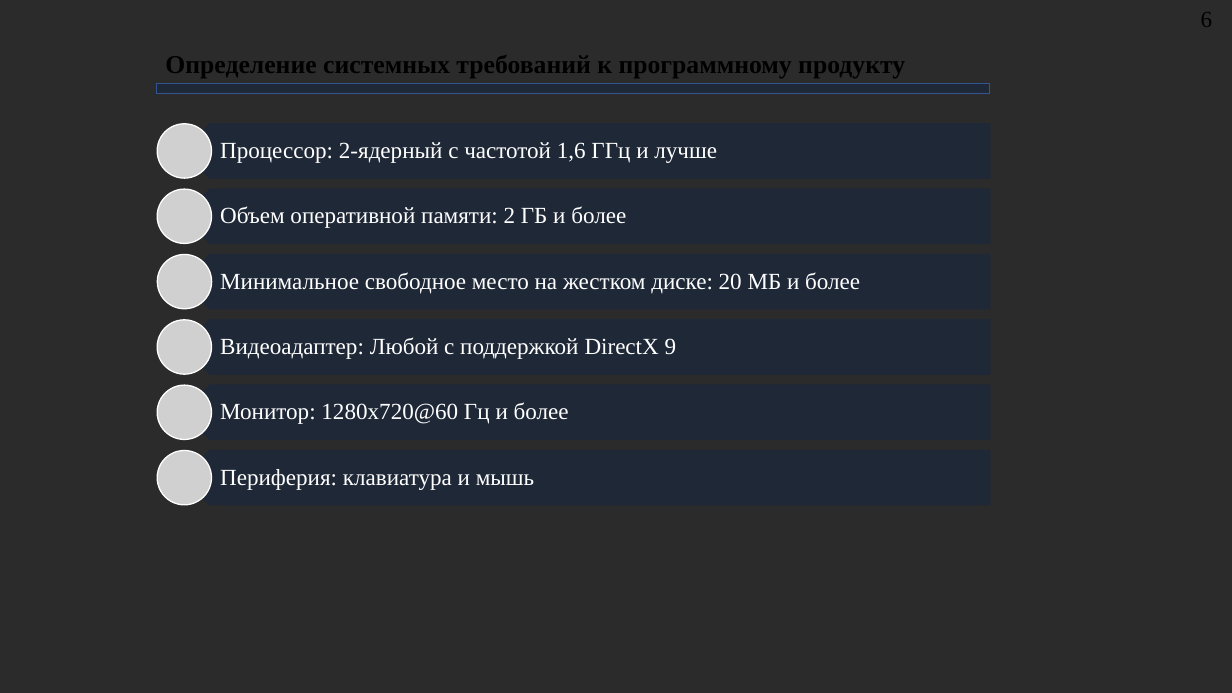
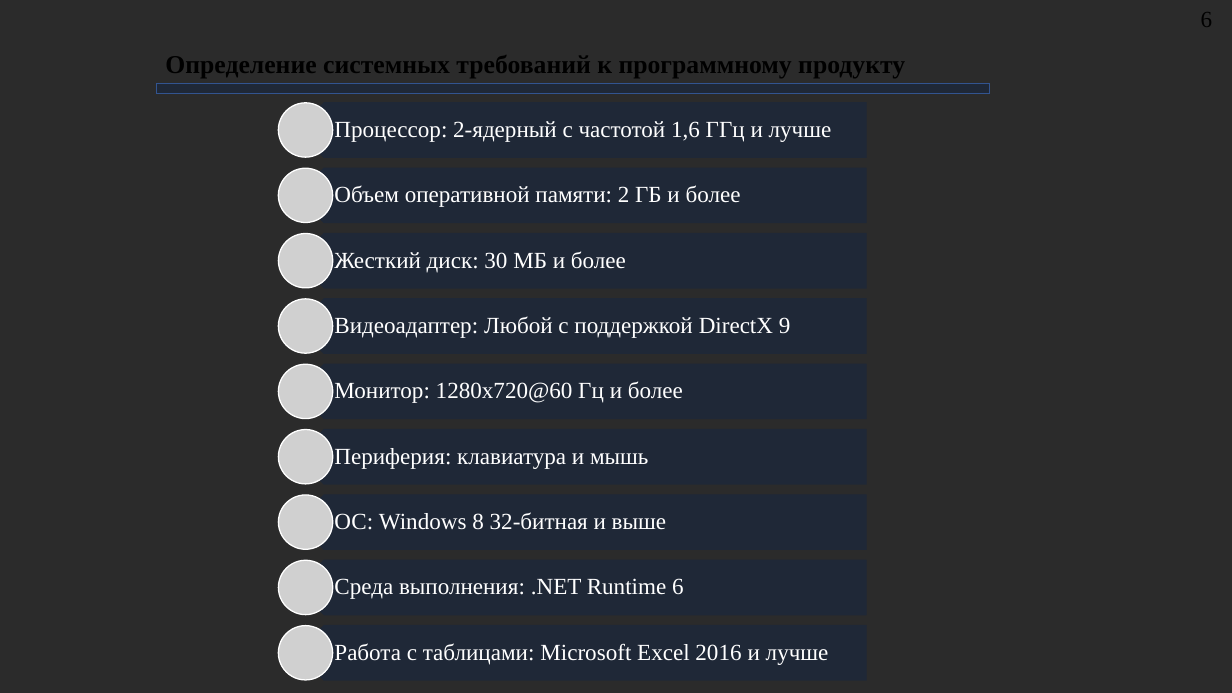
Before and after one commit to AlexeyBQS/Examwork, a slide deck: slide 6 of Presentation/Презентация.pptx. Drawn at 1232x693 pixels with LibreOffice and Linux fonts; fonts in the diff are those of the drawing; grey boxes stand for pictures; background and template pictures are left out; a plain dark background stands for a picture behind light text. Boxes give left, top, right and bottom in pixels: in the first picture for what was removed or moved away, otherwise in the second. Text is boxed around its words. In the diff, an @@ line names an element or a change of style, - is before the commit and + after.

Commit message:
Updated presentation

```diff
--- a/Presentation/Презентация.pptx
+++ b/Presentation/Презентация.pptx
@@ picture added at bbox=[278, 103, 333, 157] @@
@@ pentagon arrow: place and size @@
-pentagon arrow at bbox=[183, 124, 990, 178]
+pentagon arrow at bbox=[297, 103, 866, 157]
@@ text "Процессор: 2-ядерный с частотой 1,6 ...": place and size @@
-text "Процессор: 2-ядерный с частотой 1,6 ..." at bbox=[220, 142, 717, 163]
+text "Процессор: 2-ядерный с частотой 1,6 ..." at bbox=[334, 121, 832, 142]
@@ picture removed at bbox=[157, 124, 212, 178] @@
@@ picture added at bbox=[278, 168, 333, 223] @@
@@ pentagon arrow: place and size @@
-pentagon arrow at bbox=[183, 189, 990, 244]
+pentagon arrow at bbox=[297, 168, 866, 223]
@@ text "Объем оперативной памяти: 2 ГБ ...": place and size @@
-text "Объем оперативной памяти: 2 ГБ ..." at bbox=[220, 206, 626, 228]
+text "Объем оперативной памяти: 2 ГБ ..." at bbox=[334, 185, 741, 207]
@@ picture removed at bbox=[157, 189, 212, 244] @@
@@ picture added at bbox=[278, 234, 333, 288] @@
@@ pentagon arrow: place and size @@
-pentagon arrow at bbox=[183, 254, 990, 309]
+pentagon arrow at bbox=[297, 234, 866, 288]
@@ picture removed at bbox=[157, 254, 212, 309] @@
@@ text at bbox=[334, 251, 626, 273]: text changed @@
-Минимальное свободное место на жестком диске: 20 МБ и более
+Жесткий диск: 30 МБ и более
@@ picture added at bbox=[278, 299, 333, 353] @@
@@ pentagon arrow: place and size @@
-pentagon arrow at bbox=[183, 320, 990, 374]
+pentagon arrow at bbox=[297, 299, 866, 353]
@@ text "Видеоадаптер: Любой с поддержкой DirectX ...": place and size @@
-text "Видеоадаптер: Любой с поддержкой DirectX ..." at bbox=[220, 337, 677, 359]
+text "Видеоадаптер: Любой с поддержкой DirectX ..." at bbox=[334, 316, 791, 338]
@@ picture removed at bbox=[157, 320, 212, 374] @@
@@ picture removed at bbox=[157, 385, 212, 440] @@
@@ picture added at bbox=[278, 364, 333, 419] @@
@@ pentagon arrow: place and size @@
-pentagon arrow at bbox=[183, 385, 990, 440]
+pentagon arrow at bbox=[297, 364, 866, 419]
@@ text "Монитор: 1280x720@60 Гц и более": place and size @@
-text "Монитор: 1280x720@60 Гц и более" at bbox=[220, 402, 569, 424]
+text "Монитор: 1280x720@60 Гц и более" at bbox=[334, 381, 683, 403]
@@ picture added at bbox=[278, 430, 333, 484] @@
@@ pentagon arrow: place and size @@
-pentagon arrow at bbox=[183, 451, 990, 506]
+pentagon arrow at bbox=[297, 430, 866, 484]
@@ text "Периферия: клавиатура и мышь": place and size @@
-text "Периферия: клавиатура и мышь" at bbox=[220, 469, 534, 490]
+text "Периферия: клавиатура и мышь" at bbox=[334, 448, 648, 469]
@@ picture removed at bbox=[157, 451, 212, 506] @@
@@ picture added at bbox=[278, 495, 333, 550] @@
@@ pentagon arrow added at bbox=[297, 495, 866, 550], fill #1F2837, outline #1F2837 1 pt @@
@@ text added at bbox=[334, 512, 666, 530], 18 pt, text #FFFFFF @@
+ОС: Windows 8 32-битная и выше
@@ picture added at bbox=[278, 560, 333, 615] @@
@@ pentagon arrow added at bbox=[297, 560, 866, 615], fill #1F2837, outline #1F2837 1 pt @@
@@ text added at bbox=[334, 578, 684, 599], 18 pt, text #FFFFFF @@
+Среда выполнения: .NET Runtime 6
@@ picture added at bbox=[278, 626, 333, 680] @@
@@ pentagon arrow added at bbox=[297, 626, 866, 680], fill #1F2837, outline #1F2837 1 pt @@
@@ text added at bbox=[334, 643, 829, 665], 18 pt, text #FFFFFF @@
+Работа с таблицами: Microsoft Excel 2016 и лучше
```
